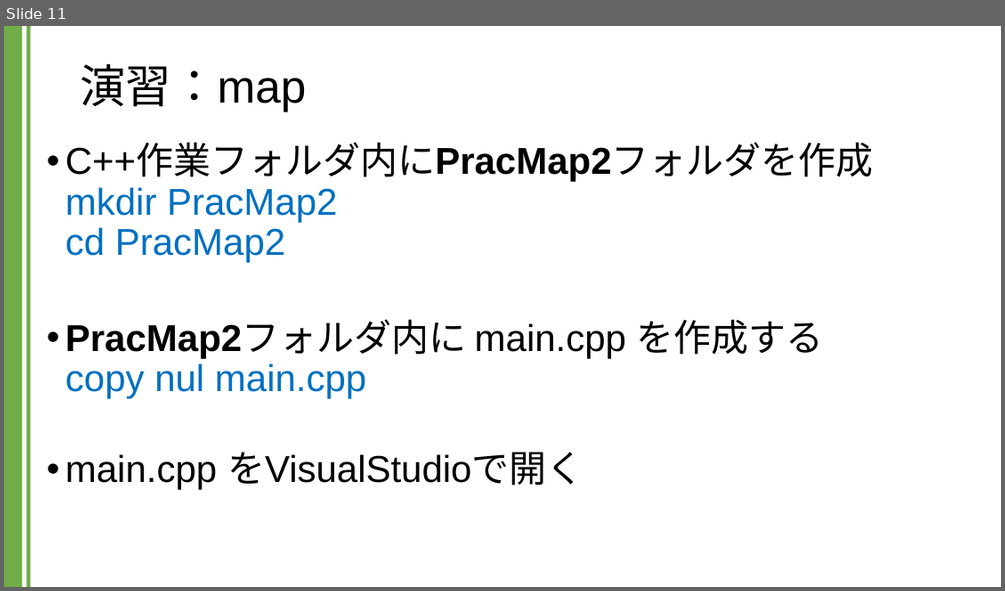
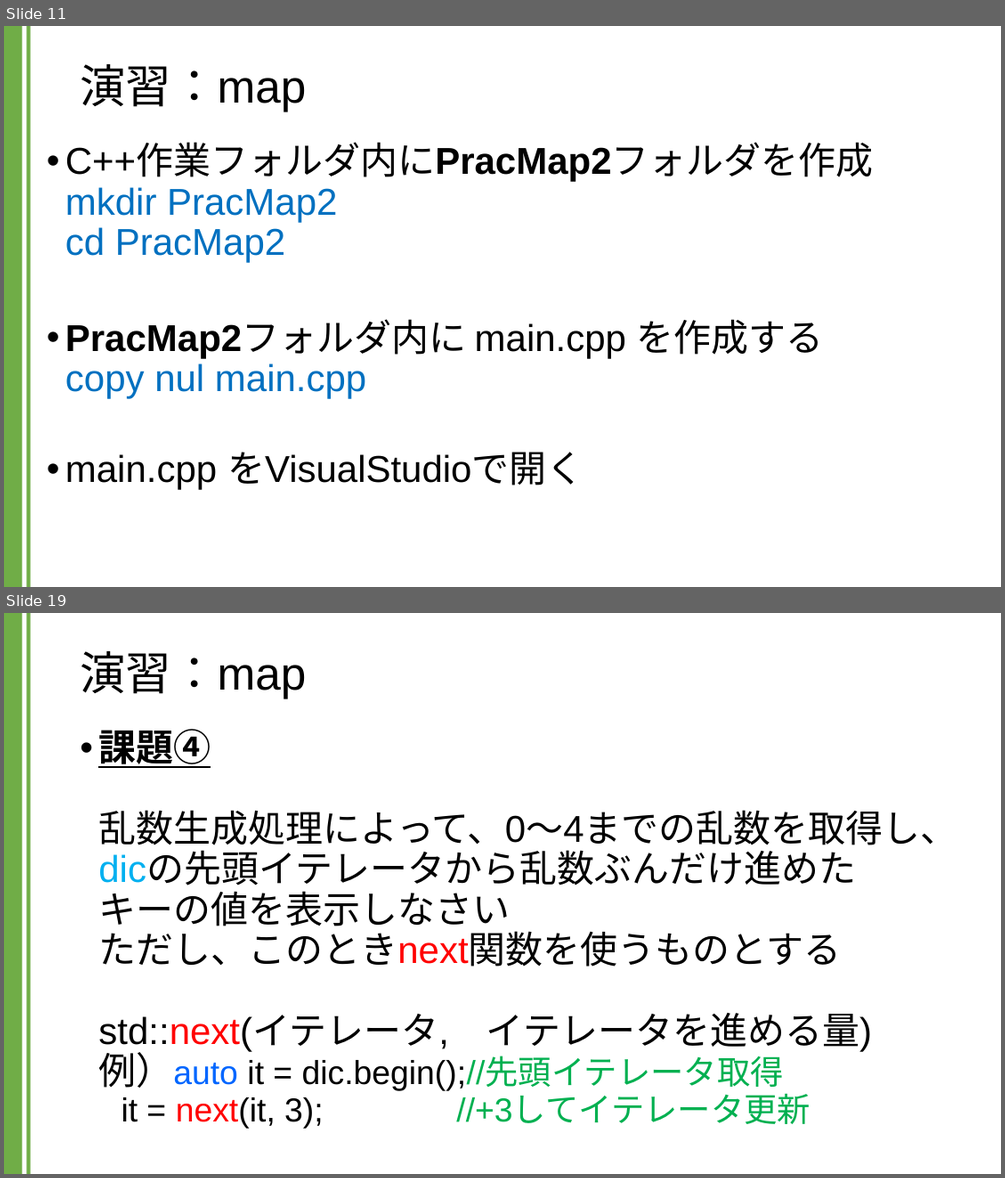
Before and after one commit to kic-murata/cpp2024, a slide deck: 授業資料/演習課題：map.pptx. Shown one above the other, each under a label of ours: slide 11 before the commit, slides 11 and 19 after it; the slides between them are not shown. The pictures are 1005x591 and 1005x1178 pixels, drawn with LibreOffice and Linux fonts; fonts in the diff are those of the drawing. Boxes give left, top, right and bottom in pixels: in the first picture for what was removed or moved away, otherwise in the second. Text is boxed around its words. In the diff, an @@ line names an element or a change of style, - is before the commit and + after.

```diff
--- a/授業資料/演習課題：map.pptx
+++ b/授業資料/演習課題：map.pptx
@@ slide 19 added at [4, 613, 1001, 1174], background #FFFFFF; not listed: 2 template elements that a slide beside it also shows @@
@@ title added at [80, 651, 306, 699], 44 pt, text #000000 @@
+演習：map
@@ text added at [98, 729, 957, 1127], 36 pt, text #000000 @@
+• 課題④
+  乱数生成処理によって、0～4までの乱数を取得し、dicの先頭イテレータから乱数ぶんだけ進めた
+  キーの値を表示しなさい
+  ただし、このときnext関数を使うものとする
+  std::next(イテレータ, イテレータを進める量)
+  例）auto it = dic.begin();//先頭イテレータ取得
+  it = next(it, 3); //+3してイテレータ更新
```
Also in this commit, not shown: 8 other slides added, 1 other file.
